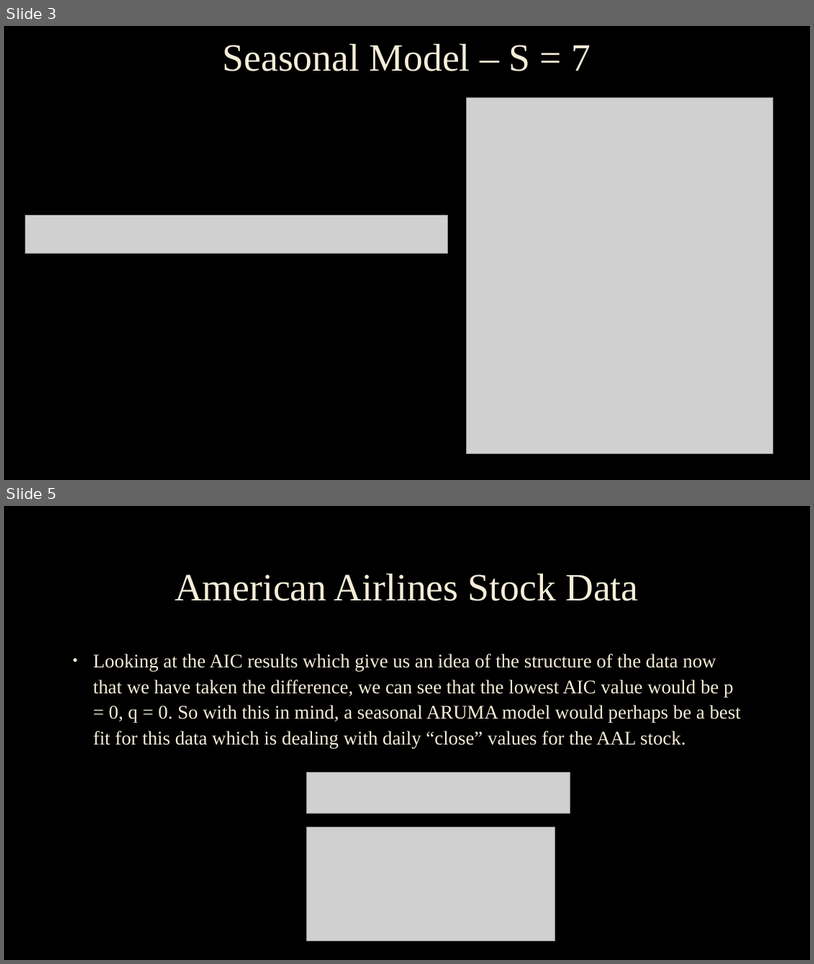
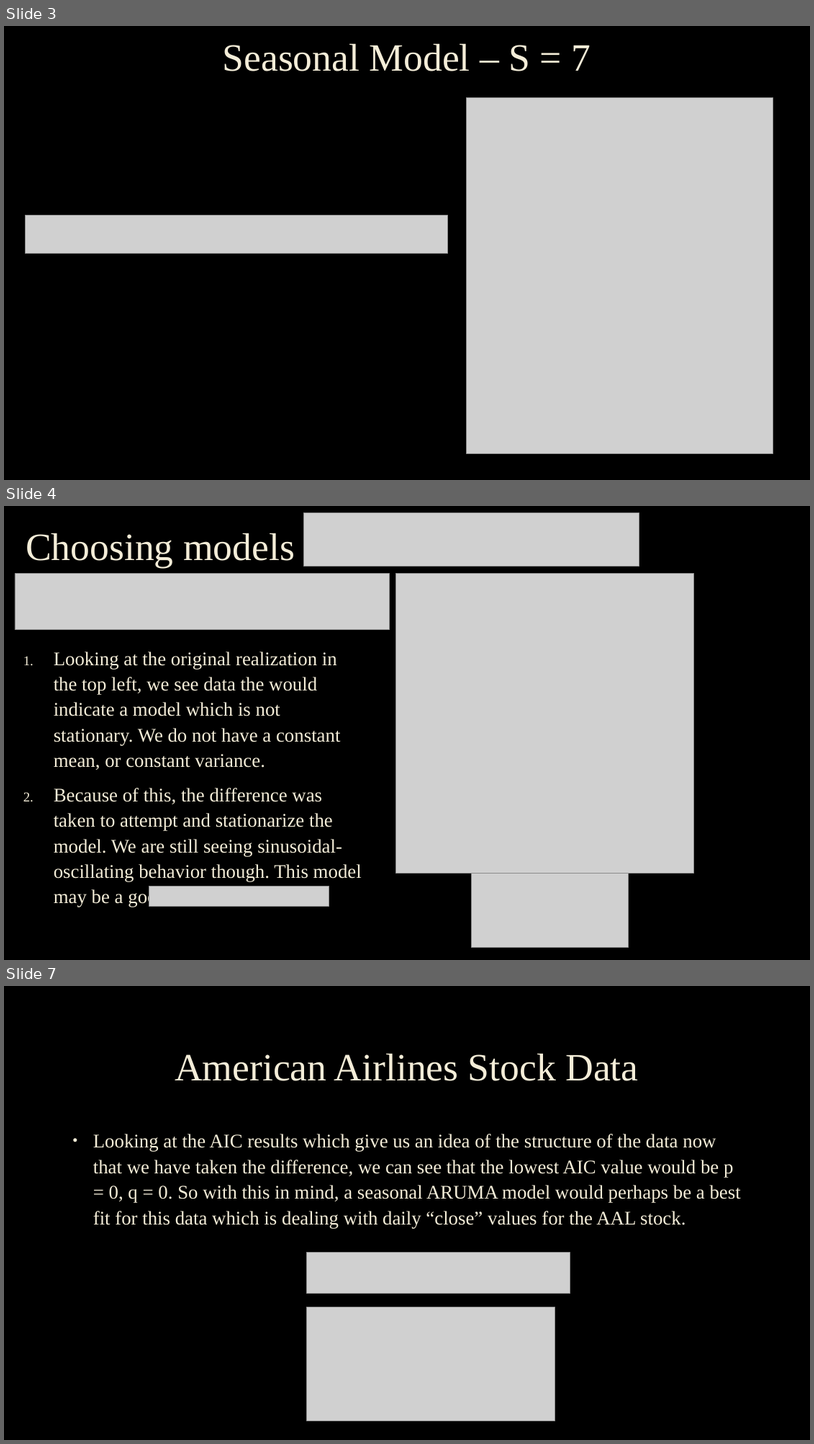
Before and after one commit to scottfrazier97/personalProjects, a slide deck: python_SMU/CALI FILES/TS/Scott_Frazier_FLS6.pptx. Shown one above the other, each under a label of ours: slides 3 and 5 before the commit, slides 3, 4 and 7 after it; the slides between them are not shown. The pictures are 814x964 and 814x1444 pixels, drawn with LibreOffice and Linux fonts; fonts in the diff are those of the drawing; grey boxes stand for pictures; background and template pictures are left out. Boxes give left, top, right and bottom in pixels: in the first picture for what was removed or moved away, otherwise in the second. Text is boxed around its words. In the diff, an @@ line names an element or a change of style, - is before the commit and + after.

```diff
--- a/python_SMU/CALI FILES/TS/Scott_Frazier_FLS6.pptx
+++ b/python_SMU/CALI FILES/TS/Scott_Frazier_FLS6.pptx
@@ slide 4 added at (4, 506, 810, 960), background picture (left out) @@
@@ picture added at (304, 513, 640, 566) @@
@@ title added at (26, 533, 295, 567), 46 pt, text #F4EDD8 @@
+Choosing models
@@ picture added at (15, 574, 390, 630) @@
@@ picture added at (396, 574, 694, 873) @@
@@ text added at (54, 651, 362, 907), 23 pt, text #F4EDD8 @@
+1. Looking at the original realization in the top left, we see data the would indicate a model which is not stationary. We do not have a constant mean, or constant variance.
+2. Because of this, the difference was taken to attempt and stationarize the model. We are still seeing sinusoidal-oscillating behavior though. This model may be a good fit for
@@ picture added at (471, 872, 628, 947) @@
@@ picture added at (149, 886, 329, 906) @@
@@ what was slide 5 is now slide 7 @@
```
Also in this commit, not shown: 1 slide changed, 3 other slides added, 2 slides removed, 10 other files.
